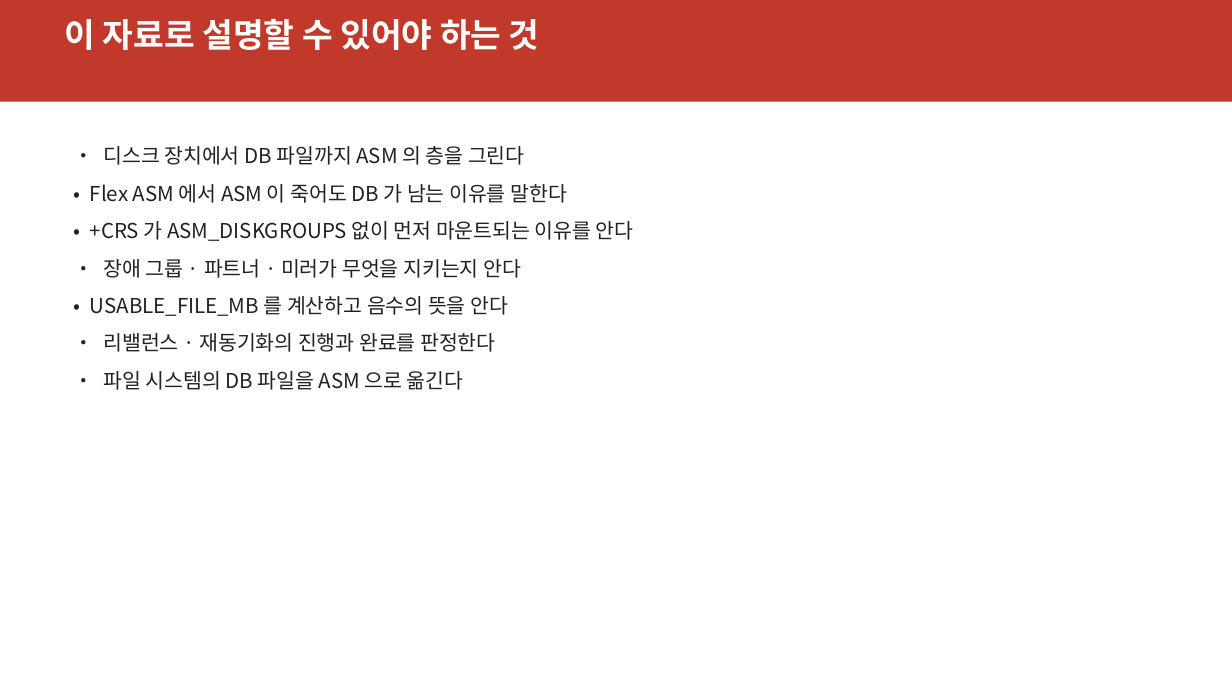
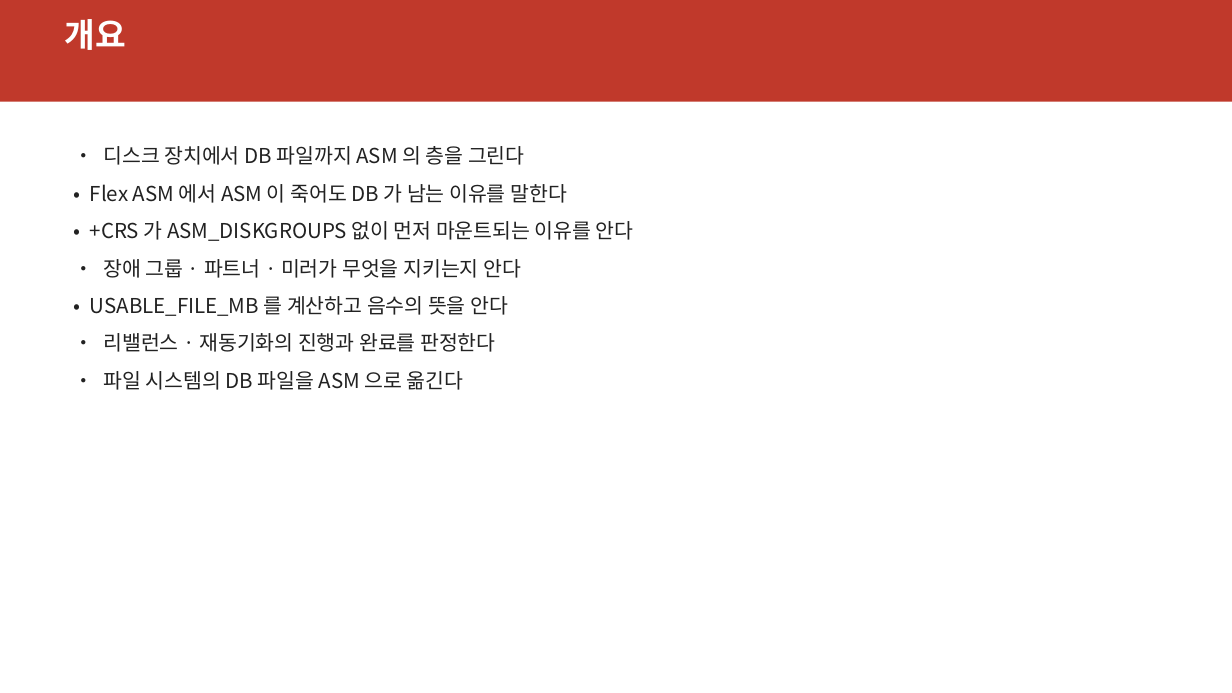
Before and after one commit to elpisk/OracleManual, a slide deck: slide 2 of RAC/5일과정/아키텍처/ASM19c_기술아키텍처.pptx. Drawn at 1232x693 pixels with LibreOffice and Linux fonts; fonts in the diff are those of the drawing. Boxes give left, top, right and bottom in pixels: in the first picture for what was removed or moved away, otherwise in the second. Text is boxed around its words. In the diff, an @@ line names an element or a change of style, - is before the commit and + after.

```diff
--- a/RAC/5일과정/아키텍처/ASM19c_기술아키텍처.pptx
+++ b/RAC/5일과정/아키텍처/ASM19c_기술아키텍처.pptx
@@ text at [64,19,125,50]: text changed @@
-이 자료로 설명할 수 있어야 하는 것
+개요
```
Also in this commit, not shown: 1 other slide changed, 4 slides added, 1 slide removed, 5 other files.
